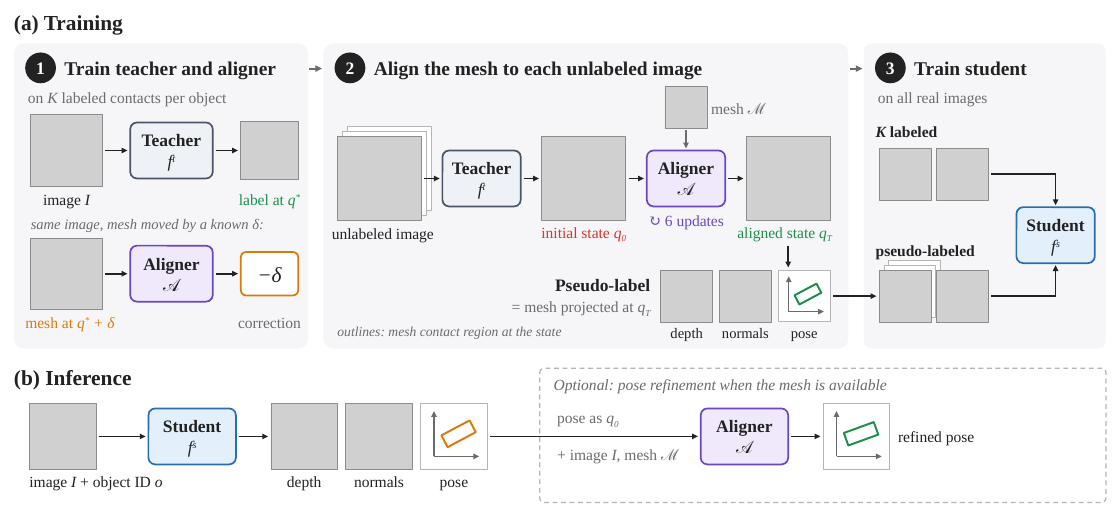
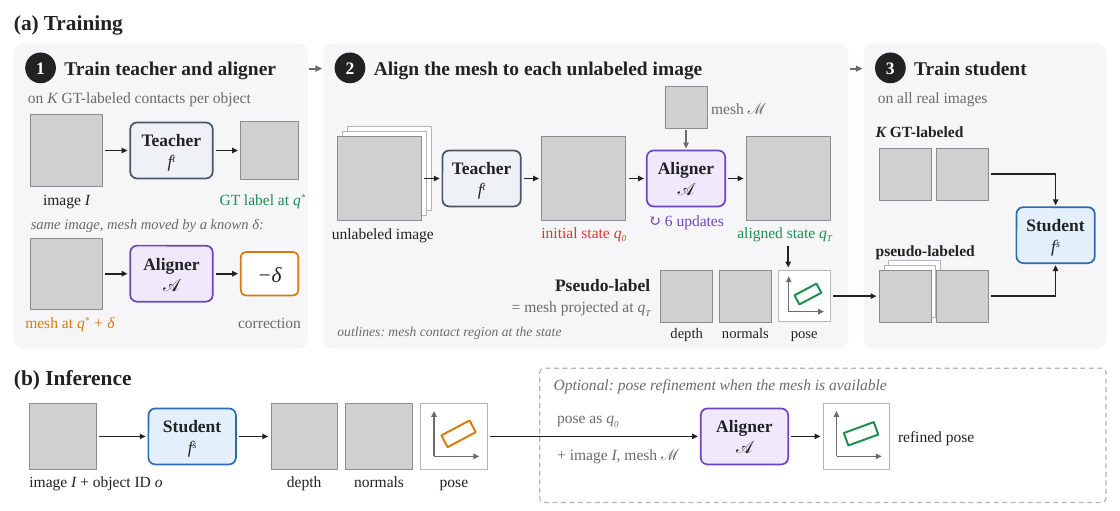
Before and after one commit to cynthiahuang1004/VisTacFusion, a slide deck: slide 1 of paper_RoboSoft/figures/intro_figure/AlignTac_Fig2_proposal.pptx. Drawn at 1120x511 pixels with LibreOffice and Linux fonts; fonts in the diff are those of the drawing; grey boxes stand for pictures. Boxes give left, top, right and bottom in pixels: in the first picture for what was removed or moved away, otherwise in the second. Text is boxed around its words. In the diff, an @@ line names an element or a change of style, - is before the commit and + after.

```diff
--- a/paper_RoboSoft/figures/intro_figure/AlignTac_Fig2_proposal.pptx
+++ b/paper_RoboSoft/figures/intro_figure/AlignTac_Fig2_proposal.pptx
@@ text at box(28, 92, 251, 107): text changed @@
-on K labeled contacts per object
+on K GT-labeled contacts per object
@@ text at box(876, 126, 964, 137): text changed @@
-K labeled
+K GT-labeled
@@ text at box(220, 194, 301, 208): text changed @@
-label at q*
+GT label at q*
```
Also in this commit, not shown: 11 other files.
